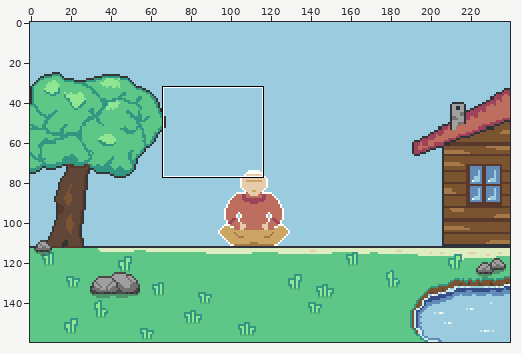
One commit to this pixel-art file: Artwork/240x160_game.aseprite. The picture above shows the old version from afar; the outline marks the close-up.
Close-up. Before:
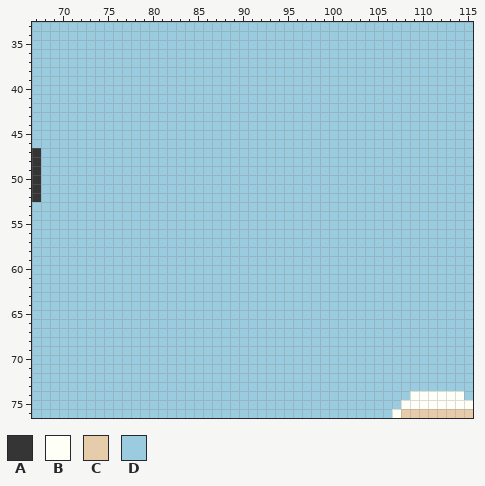
240x160 pixels, 1 frame. Shown: x 67..115, y 33..76.
Visible layers, top first: "House", "Meditater", "Rocks", "Trees", "Lake", "Gras", "Bottom", "Sky", "Raw".
Palette (. is transparent): A #353535  B #fefff7  C #e6ccaa  D #9bcbde
Pixels before, first column x 67:
33 DDDDDDDDDDDDDDDDDDDDDDDDDDDDDDDDDDDDDDDDDDDDDDDDD
34 DDDDDDDDDDDDDDDDDDDDDDDDDDDDDDDDDDDDDDDDDDDDDDDDD
35 DDDDDDDDDDDDDDDDDDDDDDDDDDDDDDDDDDDDDDDDDDDDDDDDD
36 DDDDDDDDDDDDDDDDDDDDDDDDDDDDDDDDDDDDDDDDDDDDDDDDD
37 DDDDDDDDDDDDDDDDDDDDDDDDDDDDDDDDDDDDDDDDDDDDDDDDD
38 DDDDDDDDDDDDDDDDDDDDDDDDDDDDDDDDDDDDDDDDDDDDDDDDD
39 DDDDDDDDDDDDDDDDDDDDDDDDDDDDDDDDDDDDDDDDDDDDDDDDD
40 DDDDDDDDDDDDDDDDDDDDDDDDDDDDDDDDDDDDDDDDDDDDDDDDD
41 DDDDDDDDDDDDDDDDDDDDDDDDDDDDDDDDDDDDDDDDDDDDDDDDD
42 DDDDDDDDDDDDDDDDDDDDDDDDDDDDDDDDDDDDDDDDDDDDDDDDD
43 DDDDDDDDDDDDDDDDDDDDDDDDDDDDDDDDDDDDDDDDDDDDDDDDD
44 DDDDDDDDDDDDDDDDDDDDDDDDDDDDDDDDDDDDDDDDDDDDDDDDD
45 DDDDDDDDDDDDDDDDDDDDDDDDDDDDDDDDDDDDDDDDDDDDDDDDD
46 DDDDDDDDDDDDDDDDDDDDDDDDDDDDDDDDDDDDDDDDDDDDDDDDD
47 ADDDDDDDDDDDDDDDDDDDDDDDDDDDDDDDDDDDDDDDDDDDDDDDD
48 ADDDDDDDDDDDDDDDDDDDDDDDDDDDDDDDDDDDDDDDDDDDDDDDD
49 ADDDDDDDDDDDDDDDDDDDDDDDDDDDDDDDDDDDDDDDDDDDDDDDD
50 ADDDDDDDDDDDDDDDDDDDDDDDDDDDDDDDDDDDDDDDDDDDDDDDD
51 ADDDDDDDDDDDDDDDDDDDDDDDDDDDDDDDDDDDDDDDDDDDDDDDD
52 ADDDDDDDDDDDDDDDDDDDDDDDDDDDDDDDDDDDDDDDDDDDDDDDD
53 DDDDDDDDDDDDDDDDDDDDDDDDDDDDDDDDDDDDDDDDDDDDDDDDD
54 DDDDDDDDDDDDDDDDDDDDDDDDDDDDDDDDDDDDDDDDDDDDDDDDD
55 DDDDDDDDDDDDDDDDDDDDDDDDDDDDDDDDDDDDDDDDDDDDDDDDD
56 DDDDDDDDDDDDDDDDDDDDDDDDDDDDDDDDDDDDDDDDDDDDDDDDD
57 DDDDDDDDDDDDDDDDDDDDDDDDDDDDDDDDDDDDDDDDDDDDDDDDD
58 DDDDDDDDDDDDDDDDDDDDDDDDDDDDDDDDDDDDDDDDDDDDDDDDD
59 DDDDDDDDDDDDDDDDDDDDDDDDDDDDDDDDDDDDDDDDDDDDDDDDD
60 DDDDDDDDDDDDDDDDDDDDDDDDDDDDDDDDDDDDDDDDDDDDDDDDD
61 DDDDDDDDDDDDDDDDDDDDDDDDDDDDDDDDDDDDDDDDDDDDDDDDD
62 DDDDDDDDDDDDDDDDDDDDDDDDDDDDDDDDDDDDDDDDDDDDDDDDD
63 DDDDDDDDDDDDDDDDDDDDDDDDDDDDDDDDDDDDDDDDDDDDDDDDD
64 DDDDDDDDDDDDDDDDDDDDDDDDDDDDDDDDDDDDDDDDDDDDDDDDD
65 DDDDDDDDDDDDDDDDDDDDDDDDDDDDDDDDDDDDDDDDDDDDDDDDD
66 DDDDDDDDDDDDDDDDDDDDDDDDDDDDDDDDDDDDDDDDDDDDDDDDD
67 DDDDDDDDDDDDDDDDDDDDDDDDDDDDDDDDDDDDDDDDDDDDDDDDD
68 DDDDDDDDDDDDDDDDDDDDDDDDDDDDDDDDDDDDDDDDDDDDDDDDD
69 DDDDDDDDDDDDDDDDDDDDDDDDDDDDDDDDDDDDDDDDDDDDDDDDD
70 DDDDDDDDDDDDDDDDDDDDDDDDDDDDDDDDDDDDDDDDDDDDDDDDD
71 DDDDDDDDDDDDDDDDDDDDDDDDDDDDDDDDDDDDDDDDDDDDDDDDD
72 DDDDDDDDDDDDDDDDDDDDDDDDDDDDDDDDDDDDDDDDDDDDDDDDD
73 DDDDDDDDDDDDDDDDDDDDDDDDDDDDDDDDDDDDDDDDDDDDDDDDD
74 DDDDDDDDDDDDDDDDDDDDDDDDDDDDDDDDDDDDDDDDDDBBBBBBD
75 DDDDDDDDDDDDDDDDDDDDDDDDDDDDDDDDDDDDDDDDDBBBBBBBB
76 DDDDDDDDDDDDDDDDDDDDDDDDDDDDDDDDDDDDDDDDBCCCCCCCC
And afterwards:
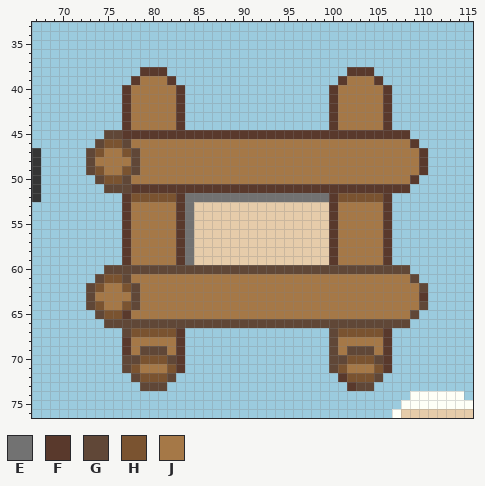
Colours new in this view: E #727272  F #59392c  G #604737  H #7a5330  J #a57847
What changed:
Changed rows in their new state; - is an unchanged pixel.
Layer "TextBox":
first column x 73:
38 ------FFF--------------------FFF------
39 -----FJJJF------------------FJJJF-----
40 ----FJJJJJF----------------FJJJJJF----
41 ----FJJJJJF----------------FJJJJJF----
42 ----FJJJJJF----------------FJJJJJF----
43 ----FJJJJJF----------------FJJJJJF----
44 ----FJJJJJF----------------FJJJJJF----
45 --GGFFFFFFFFFFFFFFFFFFFFFFFFFFFFFFFF--
46 -GHHGJJJJJJJJJJJJJJJJJJJJJJJJJJJJJJJF-
47 GHJJHGJJJJJJJJJJJJJJJJJJJJJJJJJJJJJJJF
48 GJJJJGJJJJJJJJJJJJJJJJJJJJJJJJJJJJJJJF
49 GHJJHGJJJJJJJJJJJJJJJJJJJJJJJJJJJJJJJF
50 -GHHGJJJJJJJJJJJJJJJJJJJJJJJJJJJJJJJF-
51 --GGGFFFFFFFFFFFFFFFFFFFFFFFFFFFFFFF--
52 ----FHHHHHFEEEEEEEEEEEEEEEEFHHHHHF----
53 ----FJJJJJFECCCCCCCCCCCCCCCFJJJJJF----
54 ----FJJJJJFECCCCCCCCCCCCCCCFJJJJJF----
55 ----FJJJJJFECCCCCCCCCCCCCCCFJJJJJF----
56 ----FJJJJJFECCCCCCCCCCCCCCCFJJJJJF----
57 ----FJJJJJFECCCCCCCCCCCCCCCFJJJJJF----
58 ----FJJJJJFECCCCCCCCCCCCCCCFJJJJJF----
59 ----FJJJJJFECCCCCCCCCCCCCCCFJJJJJF----
60 --GGGGGGGGGGGGGGGGGGGGGGGGGGGGGGGGGG--
61 -GHHGJJJJJJJJJJJJJJJJJJJJJJJJJJJJJJJG-
62 GHJJHGJJJJJJJJJJJJJJJJJJJJJJJJJJJJJJJG
63 GJJJJGJJJJJJJJJJJJJJJJJJJJJJJJJJJJJJJF
64 GHJJHGJJJJJJJJJJJJJJJJJJJJJJJJJJJJJJJG
65 -GHHFJJJJJJJJJJJJJJJJJJJJJJJJJJJJJJJG-
66 --GGGGGGGGGGGGGGGGGGGGGGGGGGGGGGGGGG--
67 ----GHHHHHF----------------GHHHHHF----
68 ----FJJJJJF----------------GJJJJJF----
69 ----FJGGGJF----------------GJGGGJF----
70 ----GGHHHGF----------------GGHHHGF----
71 ----GHJJJHF----------------GHJJJHF----
72 -----GHHHG------------------FHHHG-----
73 ------GGG--------------------FGG------
